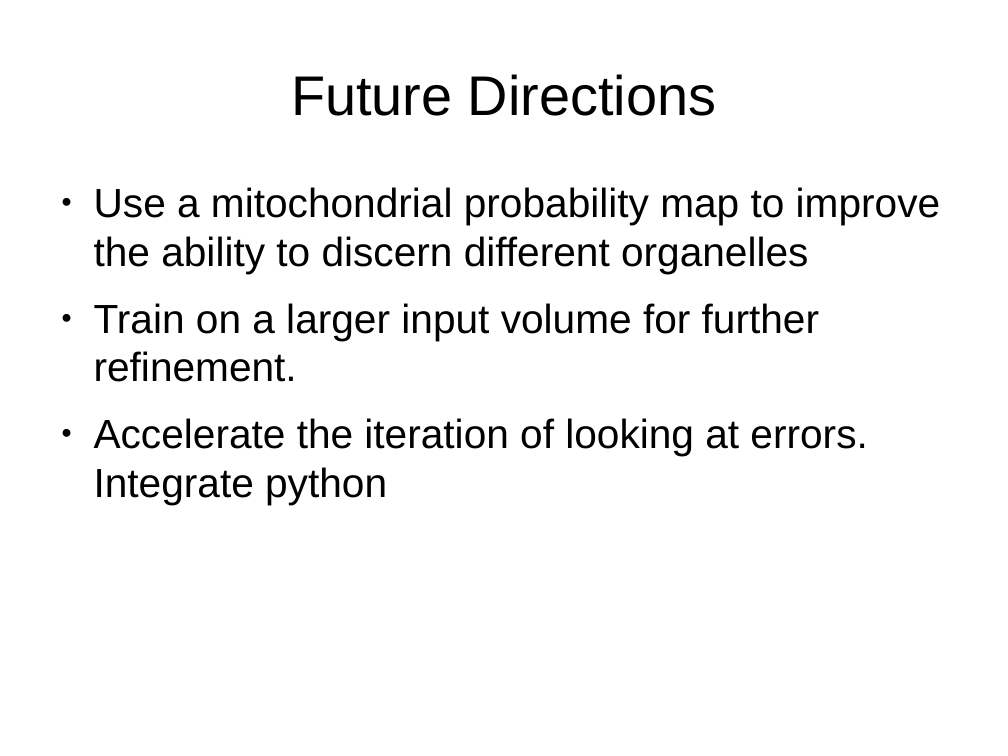
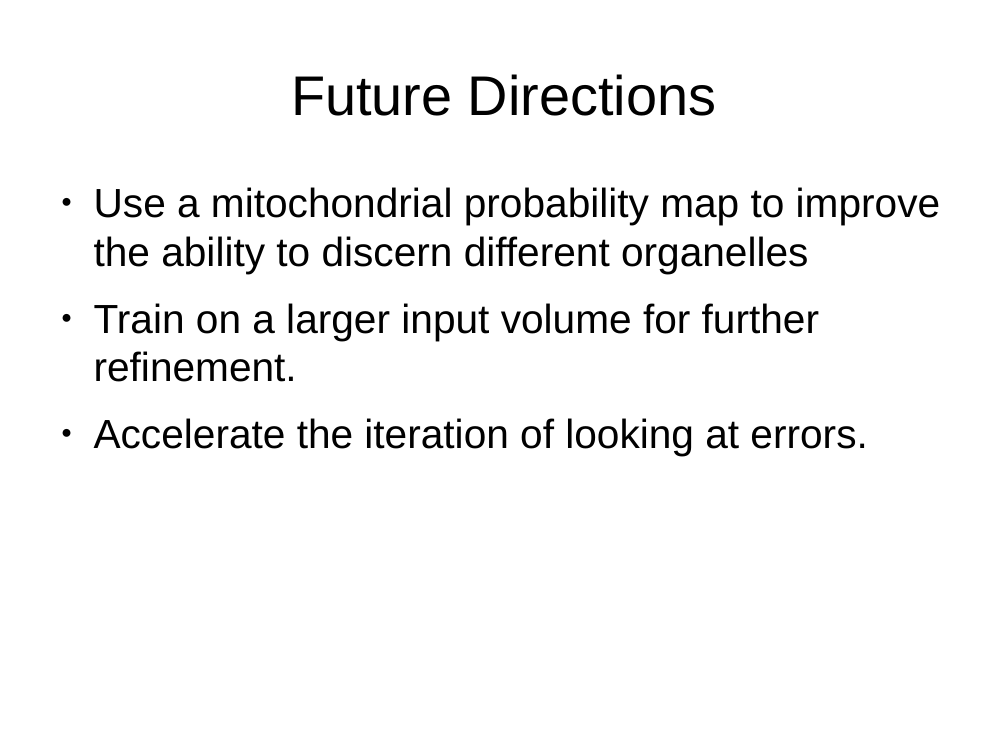
Before and after one commit to JohnnyTeutonic/view_all, a slide deck: slide 25 of Segmentation_Presentation.odp (slide 23 before the commit). Drawn at 1008x756 pixels with LibreOffice and Linux fonts; fonts in the diff are those of the drawing. Boxes give left, top, right and bottom in pixels: in the first picture for what was removed or moved away, otherwise in the second. Text is boxed around its words. In the diff, an @@ line names an element or a change of style, - is before the commit and + after.

Commit message:
Change spelling on presentation

```diff
--- a/Segmentation_Presentation.odp
+++ b/Segmentation_Presentation.odp
@@ text at (x1=94, y1=418, x2=867, y2=456): text changed @@
-● Accelerate the iteration of looking at errors. Integrate python
+● Accelerate the iteration of looking at errors.
```
Also in this commit, not shown: 8 other slides changed, 2 slides added.
